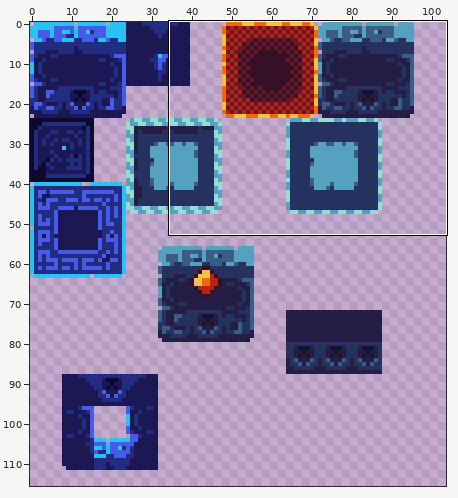
One commit to this pixel-art file: assets/sprites/environment/tilemaps/aseprite/slambox_tilemap.aseprite. The first picture is a wide view before the edit; the outline marks the close-up.
Close-up. As it was:
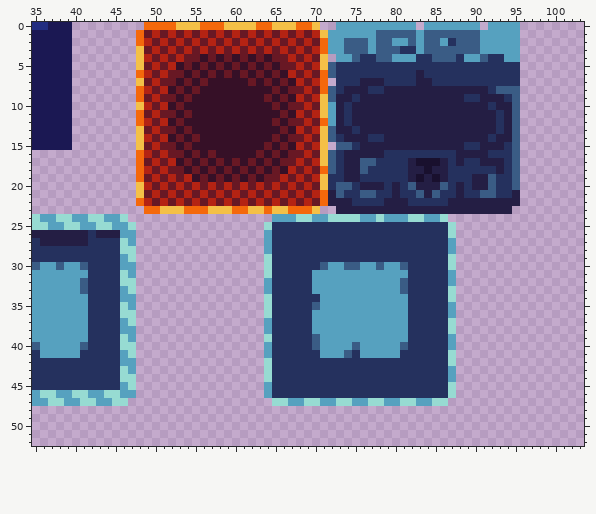
104x120 pixels, 1 frame. Shown: x 35..103, y 0..52. The wide view leaves out empty margins.
And afterwards:
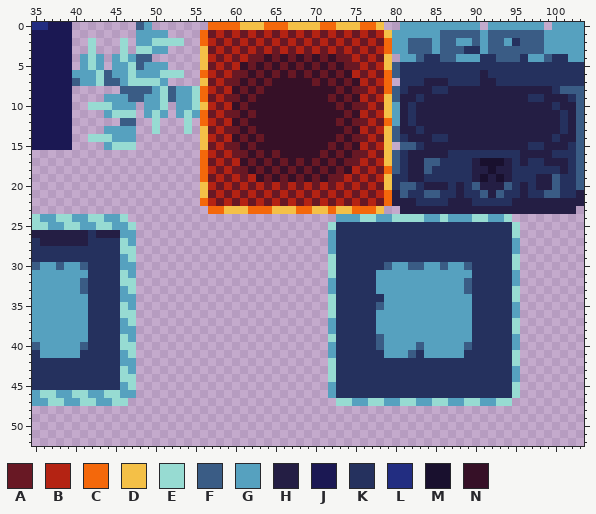
Palette (. is transparent): A #681824  B #b42313  C #f4680b  D #f4c047  E #97dbd2  F #3a5c85  G #56a1bf  H #241e44  J #1b1853  K #25315e  L #222d81  M #19102e  N #361027
Change:
Layer "Layer 1":
y 0: x 48..56 .CCCCDDDC -> FG.......; x 59..60 DD -> CC; x 63 C -> D; x 65..66 DD -> CC; x 68..69 CC -> DD; x 71..80 ..GGGGGGGG -> CCDDDCCD..; x 83 . -> G; x 96..98 ... -> GGG; x 100..103 .... -> GGGG
y 1: x 48..56 CABABABAB -> GGGG....C; x 71..82 DGGGGGGFFFFF -> ABABABABDGGG; x 84..85 FF -> GG; x 92..103 GGGG........ -> FFFFFFFGGGGG
y 2: x 42 . -> E; x 46 . -> E; x 48..56 CBABABABA -> GGEEEE..C; x 71..79 CGGFFFGFF -> BABABABAC; x 83 G -> F; x 85..89 FGKFF -> GFFGG; x 92..93 GG -> FF; x 95..103 G........ -> KFFFGGGGG
y 3: x 42 . -> E; x 46 . -> E; x 48..56 DABABABAB -> EEGG....D; x 71..83 CGGFFFGFFFKKG -> ABABABABCGGFF; x 85 F -> G; x 89..90 FF -> KK; x 92..103 GGGG........ -> FFFFFFFGGGGG
y 4: x 41..43 ... -> GEG; x 45..62 ...DBABABAANANANAN -> GEGFF......DBABABA; x 66..80 ABABAD.GGFKKFFG -> NANANANAABABAD.; x 83 K -> F; x 85 F -> K; x 88 K -> G; x 91 F -> K; x 93..103 KGG........ -> FFFKGGFKKGG
y 5: x 41..43 ... -> GEG; x 45..60 ...DABABNANANANA -> GGEFGGG....DABAB; x 67..80 ABABDFKKKKKKKK -> NANANANAABABDF; x 96..103 ........ -> KKKKKKKK
y 6: x 40..60 ........CBABAANANANAN -> GGGEFGGEGGGEEE..CBABA; x 67..80 BABACFKKKKKKKK -> ANANANANBABACF; x 83 H -> K; x 91 K -> H; x 96..103 ........ -> KKKKKKKK
y 7: x 40..60 ........DABAANANANNNN -> FGGEFFGEEEEG....DABAA; x 66 A -> N; x 68..80 BABC.KKKHHHKK -> NNANANANBABC.; x 83 H -> K; x 85..86 KK -> HH; x 91..92 KK -> HH; x 96..103 ........ -> KKKKKKKK
y 8: x 46..59 ..CBABNANANNNN -> FFFFGEFGGECBAB; x 61 N -> A; x 63 N -> A; x 65 A -> N; x 67..81 AABACFKHHHKKHHH -> NNNNNNANAABACFK; x 85..86 HH -> KK; x 92..103 KFFF........ -> HHHHHHHHKFFF
y 9: x 44..60 ....CABAANANNNNNN -> GGGFFGGEFGGECABAA; x 62 N -> A; x 64 A -> N; x 66 A -> N; x 68..80 BABDFHHKHHHHH -> NNNNANANBABDF; x 83 H -> K; x 89..90 KK -> HH; x 94..103 KF........ -> HHHKKHHHKF
y 10: x 42..59 ......DBABNANNNNNN -> EEEGGG.GGE.GGEDBAB; x 61 N -> A; x 65 A -> N; x 67..80 AABADGHKHHHHHH -> NNNNNNANAABADG; x 82 H -> K; x 92 K -> H; x 95..103 F........ -> HHHHHKHHF
y 11: x 44..60 ....CABAANANNNNNN -> GEEE.GEG.GEGCABAA; x 62 N -> A; x 66 A -> N; x 68..80 BABDGHKHHHHHH -> NNNNNNANBABDG; x 82 H -> K; x 93 K -> H; x 95..103 F........ -> HHHHHHKHF
y 12: x 46..59 ..CBABNANNNNNN -> FF..E...E.CBAB; x 61 N -> A; x 65 A -> N; x 67..80 AABACGHKHHHHHH -> NNNNNNANAABACG; x 82 H -> K; x 93 K -> H; x 95..103 F........ -> HHHHHHKHF
y 13: x 44..60 ....DABAANANNNNNN -> GGGG..E...E.DABAA; x 62 N -> A; x 66 A -> N; x 68..80 BABDFHHKHHHHH -> NNNNNNANBABDF; x 83 H -> K; x 93 K -> H; x 95..103 F........ -> HHHHHHKHF
y 14: x 42..59 ......DBABNANANNNN -> EEEGGG........DBAB; x 61 N -> A; x 63 N -> A; x 65 A -> N; x 67..81 AABADFKHHHKKHHH -> NNNNNNANAABADFK; x 85..86 HH -> KK; x 92 K -> H; x 95..103 F........ -> HHHHHKHHF
y 15: x 44..60 ....DABAANANNNNNN -> GEEE........DABAA; x 62 N -> A; x 64 A -> N; x 66 A -> N; x 68..83 BABD.FFKHHHHHHHH -> NNNNANANBABD.FFK; x 89..90 KK -> HH; x 94..103 KF........ -> HHHKKHHHKF
y 16: x 48..61 CBABAANANANNNN -> ........CBABAA; x 67..80 AABADFKHHHHHKK -> NNNNANANAABADF; x 82..86 KKKKK -> HHHHH; x 88..91 HHHH -> KKKK; x 95..103 F........ -> KHHHHKKKF
y 17: x 48..60 CABABNANANANA -> ........CABAB; x 67..80 ABABDFKHHFFKKK -> NANANANAABABDF; x 83..86 MMMH -> HFFK; x 88 H -> K; x 90..103 KHHHKF........ -> HMMMHKHKKHHHKF
y 18: x 48..60 CBABAANANANAN -> ........CBABA; x 67..80 BABACFKHHFKKKK -> ANANANANBABACF; x 84..86 MHH -> FKK; x 90..92 KKK -> HHM; x 94..103 KF........ -> HKKKKKKHKF
y 19: x 48..62 CABABABNANANANA -> ........CABABAB; x 65..79 ABABABDKKHHKKKK -> NANANANAABABABD; x 83..86 MHMH -> HKKK; x 91..103 HFKKF........ -> MHMHKKKHHFKKF
y 20: x 48..56 DBABABABA -> ........D; x 71..81 DKFFKHHHKHK -> BABABABADKF; x 83 H -> K; x 86 F -> H; x 90 H -> F; x 92..103 FKKF........ -> HHFKHKHHFKKF
y 21: x 48..56 DABABABAB -> ........D; x 71..79 CHFKKFFKK -> ABABABABC; x 81 K -> F; x 83..84 FH -> KF; x 92..93 FK -> HF; x 95..103 H........ -> KHKKFFKKH
y 22: x 48..56 CBABABABA -> ........C; x 71..79 CHHHKKKKH -> BABABABAC; x 82 K -> H; x 90..94 HHHHH -> KKKKK; x 96..103 ........ -> HHHHHHHH
y 23: x 49..58 CCDDDCCCDD -> ........CC; x 60..63 CCDD -> DDCC; x 67 C -> D; x 71..80 ..HHHHHHHH -> DCDDCCCD..; x 95..102 ........ -> HHHHHHHH
y 24: x 65..78 GGGEEGGEEEEGGE -> ........GGGEEG; x 80..81 GG -> EE; x 87..94 ........ -> GGGEEGGE
y 25: x 64..72 EKKKKKKKK -> ........E; x 87..95 E........ -> KKKKKKKKE
y 26: x 64..72 GKKKKKKKK -> ........G; x 87..95 E........ -> KKKKKKKKE
y 27..28: x 64..72 GKKKKKKKK -> ........G; x 87..95 G........ -> KKKKKKKKG
y 29: x 64..72 EKKKKKKKK -> ........E; x 87..95 E........ -> KKKKKKKKE
y 30: x 64..79 EKKKKKKFGGFFGGFG -> ........EKKKKKKF; x 81..95 FKKKKKE........ -> GFFGGFGGFKKKKKE
y 31: x 64..77 EKKKKKGGGGGGGG -> ........EKKKKK; x 82..86 KKKKK -> GGGGG; x 88..95 ........ -> GGKKKKKG
y 32: x 64..71 GKKKKKGG -> ........; x 73..77 GGGGG -> KKKKK; x 81..86 FKKKKK -> GGGGGG; x 88..95 ........ -> GFKKKKKG
y 33: x 64..71 GKKKKKGG -> ........; x 73..77 GGGGG -> KKKKK; x 81..95 FKKKKKE........ -> GGGGGGGGFKKKKKE
y 34: x 64..78 EKKKKKKGGGGGGGG -> ........EKKKKKK; x 82..95 KKKKKE........ -> GGGGGGGGKKKKKE
y 35: x 64..78 EKKKKKFGGGGGGGG -> ........EKKKKKF; x 82..86 KKKKK -> GGGGG; x 88..95 ........ -> GGKKKKKG
y 36: x 64..77 EKKKKKGGGGGGGG -> ........EKKKKK; x 82..86 KKKKK -> GGGGG; x 88..95 ........ -> GGKKKKKG
y 37..38: x 64..71 GKKKKKGG -> ........; x 73..77 GGGGG -> KKKKK; x 82..95 KKKKKE........ -> GGGGGGGGKKKKKE
y 39: x 64..78 EKKKKKFGGGGGGGG -> ........EKKKKKF; x 82..86 KKKKK -> GGGGG; x 88..95 ........ -> GGKKKKKG
y 40: x 64..71 GKKKKKFG -> ........; x 73..78 GGFGGG -> KKKKKF; x 81..86 FKKKKK -> GGFGGG; x 88..95 ........ -> GFKKKKKG
y 41: x 64..71 GKKKKKKG -> ........; x 73..74 GF -> KK; x 76..78 GGG -> KKK; x 81..82 KK -> GF; x 84..95 KKKE........ -> GGGGGKKKKKKE
y 42: x 64..72 EKKKKKKKK -> ........E; x 87..95 E........ -> KKKKKKKKE
y 43..44: x 64..72 EKKKKKKKK -> ........E; x 87..95 G........ -> KKKKKKKKG
y 45..46: x 64..72 GKKKKKKKK -> ........G; x 87..95 E........ -> KKKKKKKKE
y 47: x 65..72 EEGGEEGG -> ........; x 87..94 ........ -> GGEEGGEE
Changed places in both close-ups, as pixel boxes (x1, y1, x2, y2):
changed: (72, 22, 584, 406)
